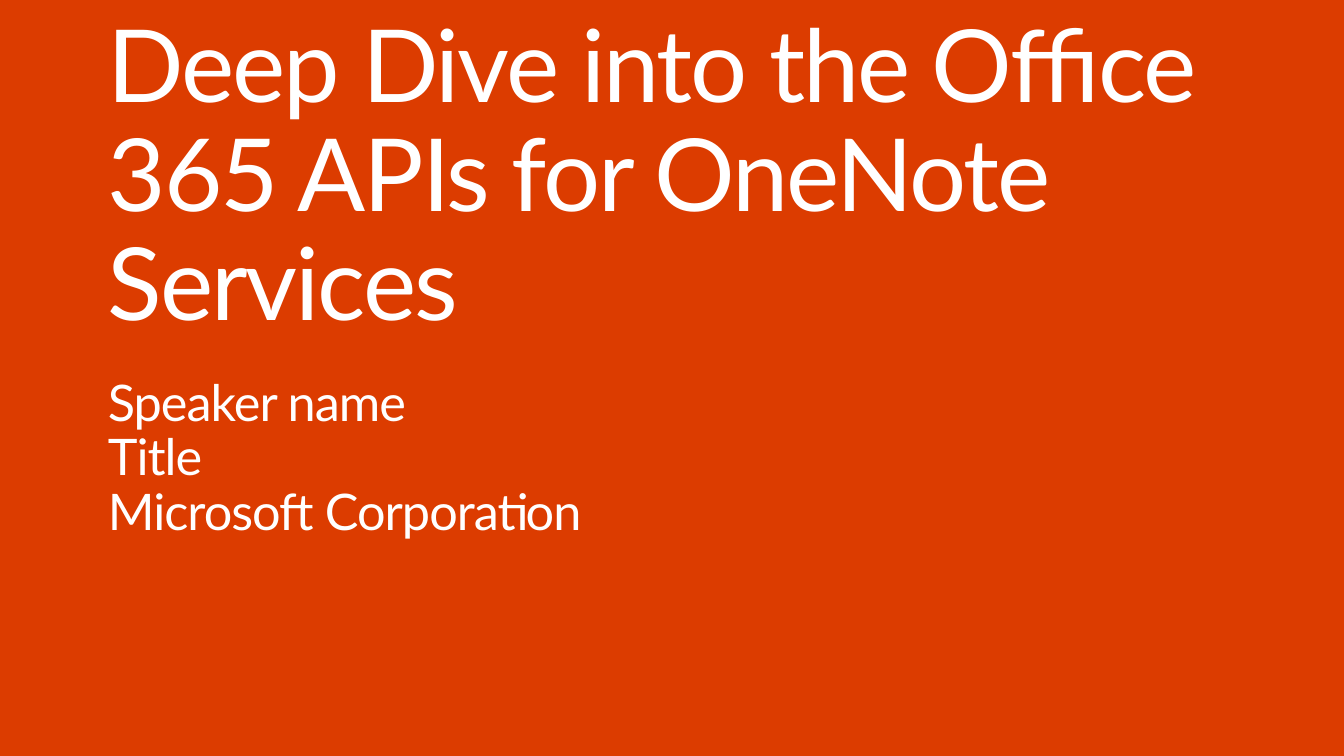
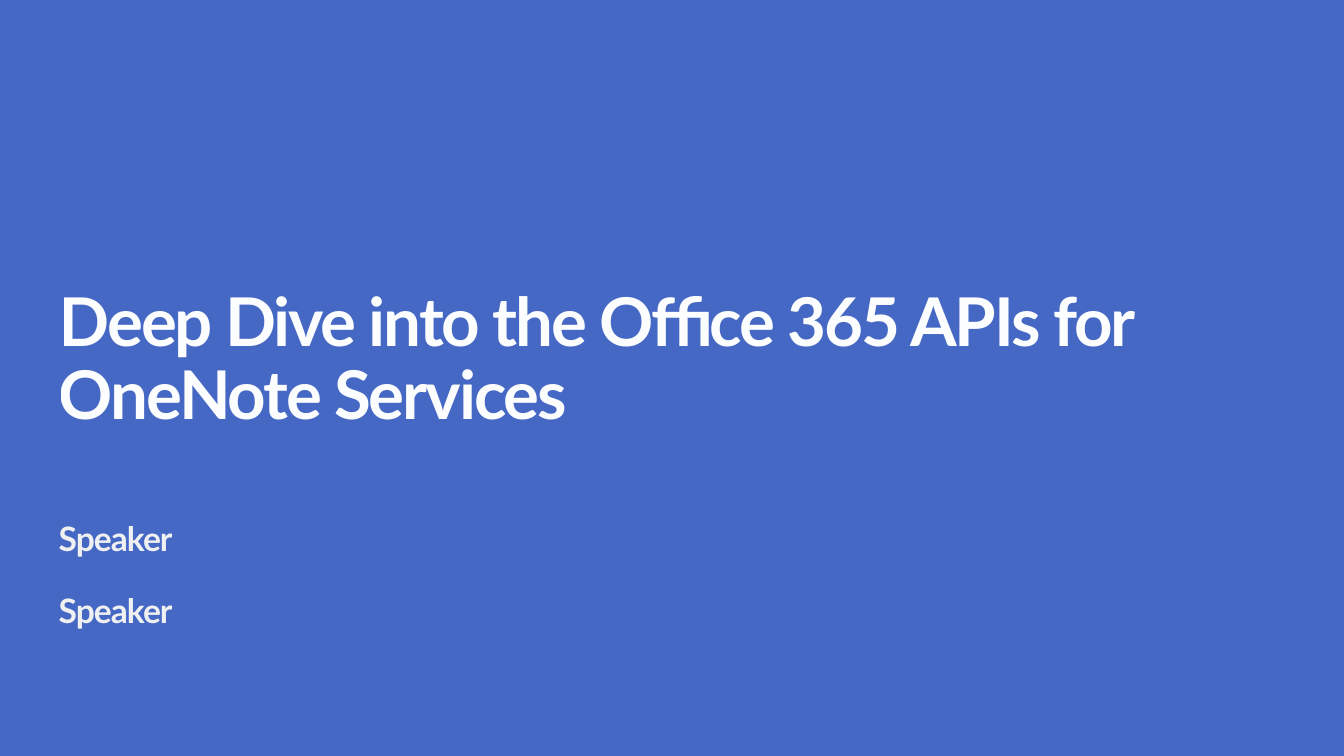
Before and after one commit to OfficeDev/TrainingContent, a slide deck: slide 4 of O3653-7 Deep Dive into the Office 365 APIs for OneNote services/O3653-7 Deep Dive into the Office 365 APIs for OneNote services.pptx (slide 1 before the commit). Drawn at 1344x756 pixels with LibreOffice and Linux fonts; fonts in the diff are those of the drawing; background and template pictures are left out. Boxes give left, top, right and bottom in pixels: in the first picture for what was removed or moved away, otherwise in the second. Text is boxed around its words. In the diff, an @@ line names an element or a change of style, - is before the commit and + after.

```diff
--- a/O3653-7 Deep Dive into the Office 365 APIs for OneNote services/O3653-7 Deep Dive into the Office 365 APIs for OneNote services.pptx
+++ b/O3653-7 Deep Dive into the Office 365 APIs for OneNote services/O3653-7 Deep Dive into the Office 365 APIs for OneNote services.pptx
@@ background #DC3C00 to #4668C5 @@
@@ title "Deep Dive into the Office ...": place and size @@
-title "Deep Dive into the Office ..." at [108, 27, 1197, 321]
+title "Deep Dive into the Office ..." at [59, 296, 1136, 420]
@@ title "Deep Dive into the Office ..." at [59, 296, 1136, 420]: size 72 to 48 pt, bold on; vertical alignment bottom to middle @@
@@ text removed at [108, 384, 582, 538] @@
-Speaker name
-Title
-Microsoft Corporation
@@ subtitle added at [59, 526, 173, 629], 24 pt, text #F2F2F2, bold @@
+Speaker
+Speaker
```
Also in this commit, not shown: 1 other slide changed, 8 slides added, 8 other files.
